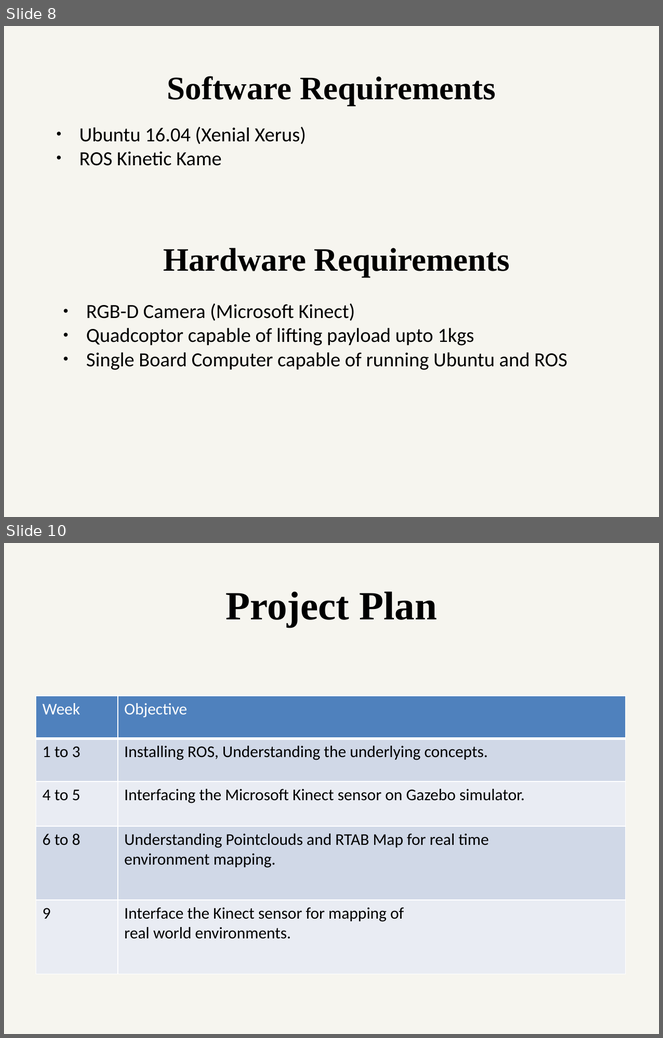
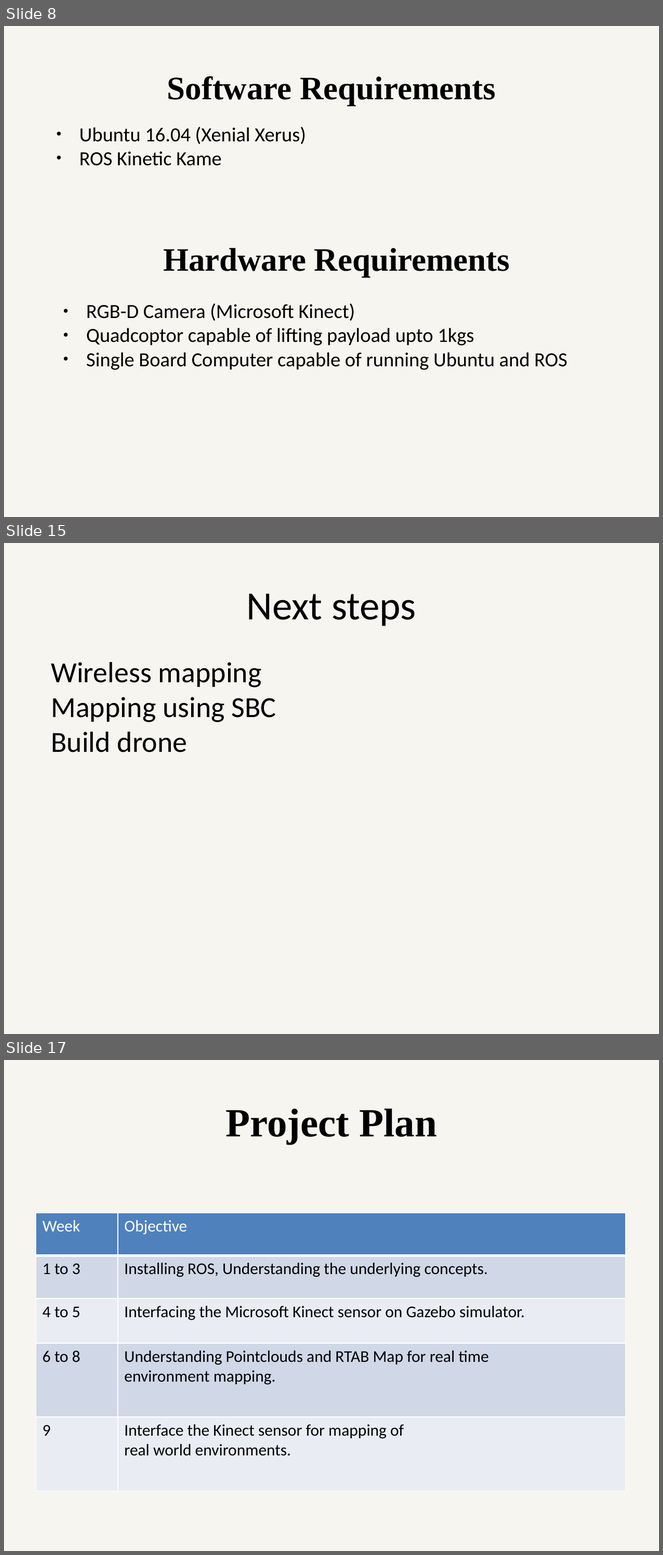
Before and after one commit to ETRX-Batch-2019/Robot-Development-using-ROS, a slide deck: Presentation/4-Aug/Robot-dev-using-ROS.pptx. Shown one above the other, each under a label of ours: slides 8 and 10 before the commit, slides 8, 15 and 17 after it; the slides between them are not shown. The pictures are 663x1038 and 663x1555 pixels, drawn with LibreOffice and Linux fonts; fonts in the diff are those of the drawing. Boxes give left, top, right and bottom in pixels: in the first picture for what was removed or moved away, otherwise in the second. Text is boxed around its words. In the diff, an @@ line names an element or a change of style, - is before the commit and + after.

```diff
--- a/Presentation/4-Aug/Robot-dev-using-ROS.pptx
+++ b/Presentation/4-Aug/Robot-dev-using-ROS.pptx
@@ slide 15 added at (x1=4, y1=543, x2=659, y2=1034), background #EEECE1 at 51% opacity @@
@@ text added at (x1=247, y1=593, x2=416, y2=626), 44 pt, text #000000 @@
+Next steps
@@ text added at (x1=51, y1=662, x2=276, y2=753), 32 pt, text #000000 @@
+Wireless mapping
+Mapping using SBC
+Build drone
@@ what was slide 10 is now slide 17 @@
```
Also in this commit, not shown: 1 slide changed, 6 other slides added.
